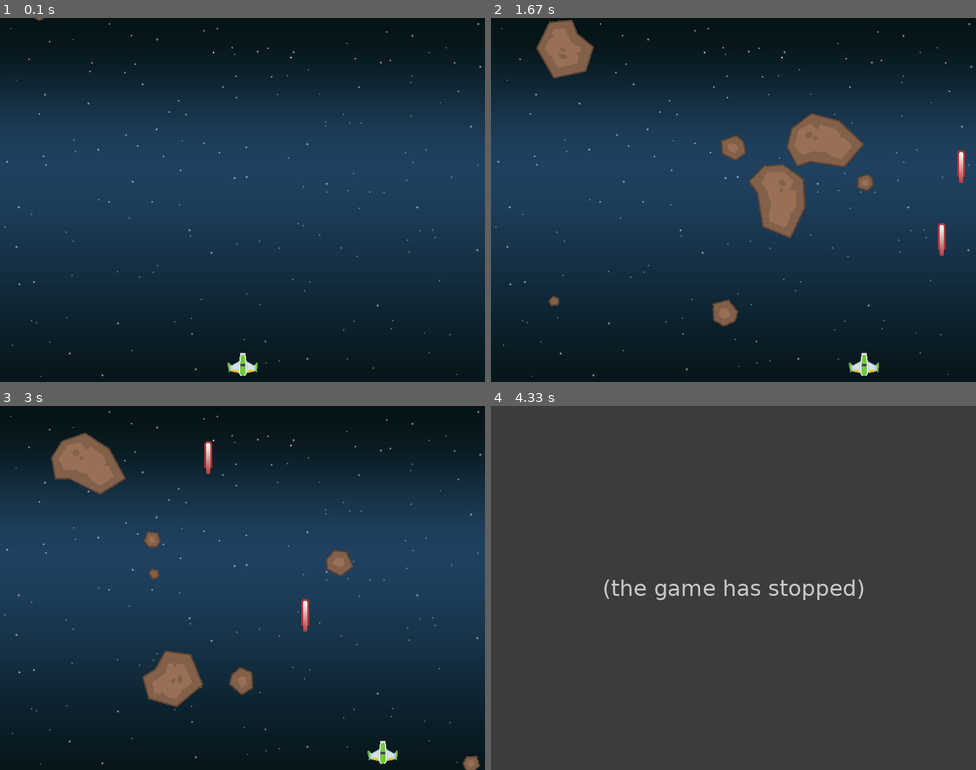
Above: before the commit, frames 1-4 (two rows, left to right).
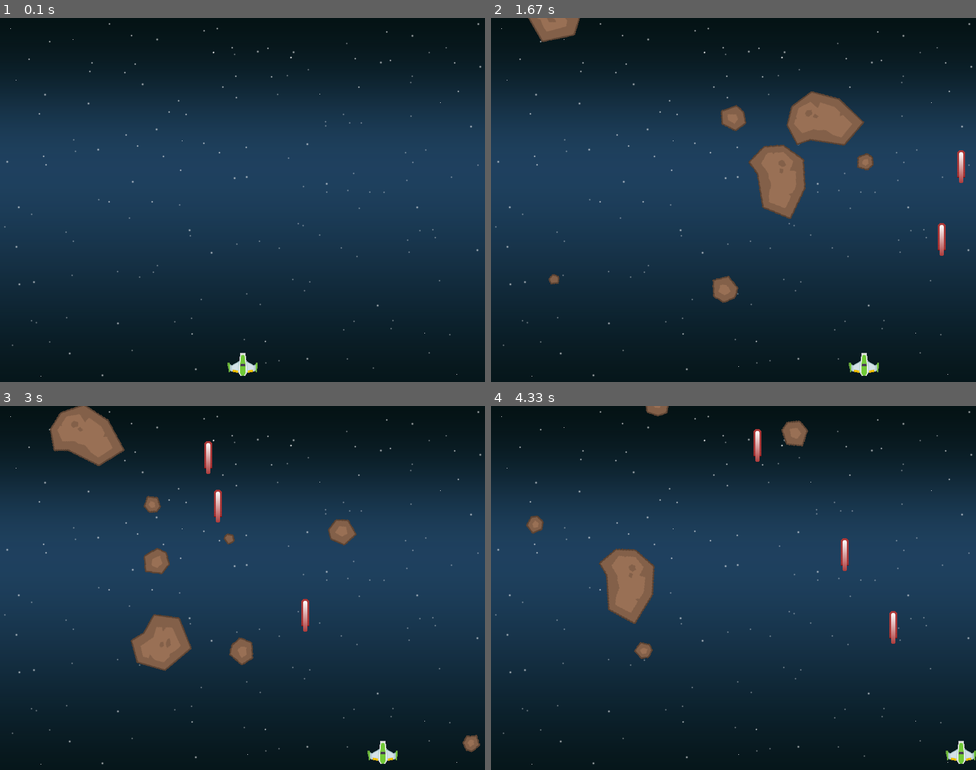
Above: after the commit, the same moments.

Repository: xKodyDrake/Pygame-Tutorial-Shmup-GalaxyShooter
Game: pygame game, started from shmup.py
The game is run twice, just before and just after one commit, with the same random seed, the same clock (stepped at 60 frames per second) and the same inputs.
Inputs:
- Up to frame 1 (0.1 s): no input
- Up to frame 2 (1.67 s): hold Right 0.33-0.8 s; hold Right 0.83-1.3 s; tap Space at 0.9, 1.2, 1.4 s; hold Left from 1.33 s (still down)
- Up to frame 3 (3 s): tap Space at 1.7, 1.97, 2.27, 2.4, 2.7 s; release Left at 1.87 s; hold Left 1.9-2.3 s; hold Right 2.33-2.97 s
- Up to frame 4 (4.33 s): hold Left 3-3.47 s; tap Space at 3.07, 3.37, 3.57, 3.87, 4.07 s; hold Right 3.5-3.97 s; hold Right from 4 s (still down)

The runs differ from the first frame. In frame 1, less than 0.1% of the frame differs, in the area x 7-9%, y 0-1%; in frame 2, 5.8%; in frame 3, 6.7%; in frame 4, 100%, in the area x 0-100%, y 0-100%.
Before the commit the program exited at 3.45 s; later frames show no game.

Commit message:
Update shmup.py
Change window width and spawn height location for better spawns with larger meteors

Diff:
--- a/shmup.py
+++ b/shmup.py
@@ -77,7 +77,7 @@
 
         # Random mob spawn
         self.rect.x = random.randrange(WIDTH - self.rect.width)
-        self.rect.y = random.randrange(-150, -100)
+        self.rect.y = random.randrange(-180, -150)
 
         # Random speed
         self.speedy = random.randrange(3, 7)
@@ -106,7 +106,7 @@
         self.rect.y += self.speedy
 
         # Randomize mob spawn when goes off bottom of screen or side
-        if self.rect.top > HEIGHT + 10 or self.rect.left < -20 or self.rect.right > WIDTH + 20:
+        if self.rect.top > HEIGHT + 10 or self.rect.left < -30 or self.rect.right > WIDTH + 30:
             self.rect.x = random.randrange(WIDTH - self.rect.width)
             self.rect.y = random.randrange(-100, -40)
             self.speedy = random.randrange(3, 7)
